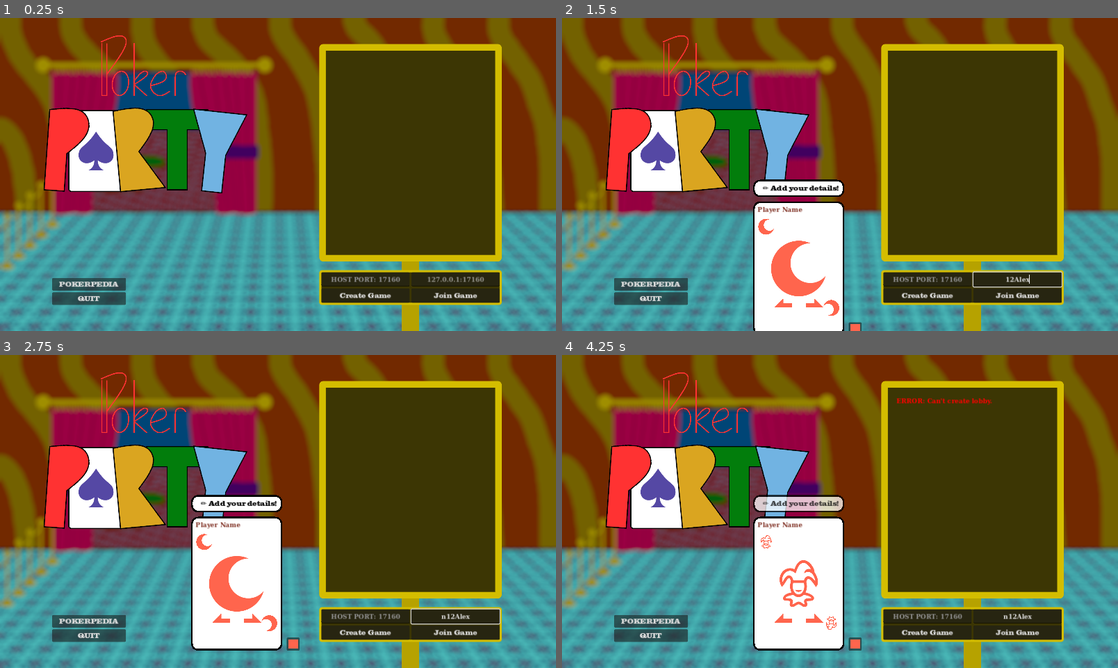
Above: before the commit, frames 1-4 (two rows, left to right).
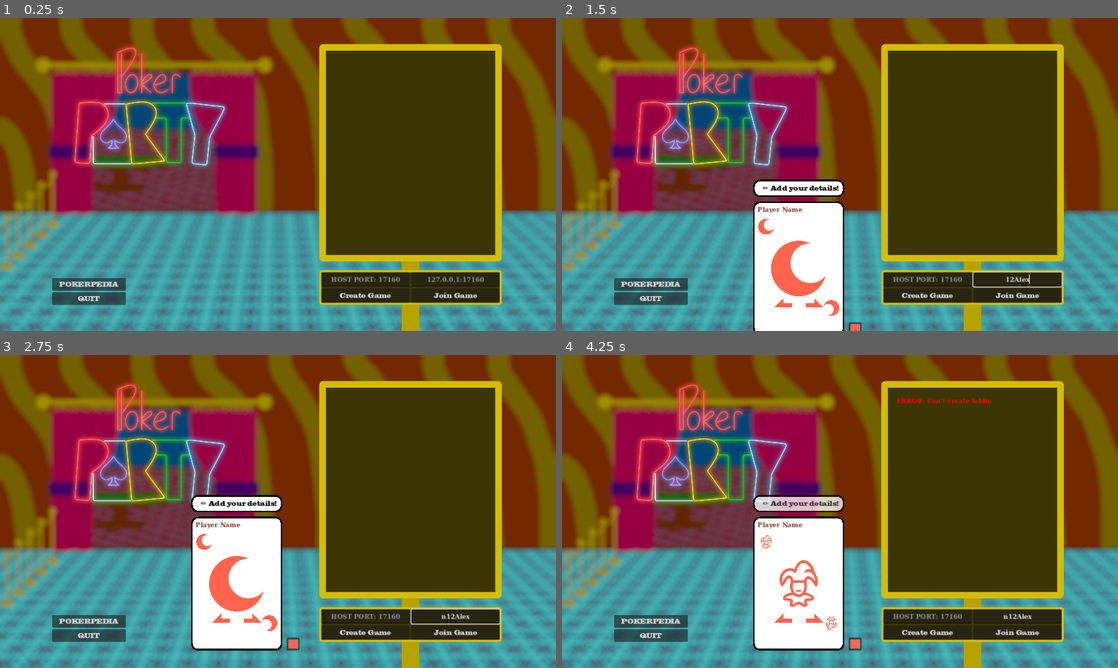
Above: after the commit, the same moments.

Repository: rwilson02/Poker-Party
Game: Godot game, scene res://scenes/Main.tscn
Two runs of this game, one before a commit and one after it. Both use one fixed random seed, a clock stepped at 60 frames per second and the inputs below. Sound files missing from this copy of the repository are replaced by a short silence.
Inputs (mouse positions are in pixels of both pictures, inside the frame that each line leads up to):
- Up to frame 1 (0.25 s): no input
- Up to frame 2 (1.5 s): click (1017, 280) at 0.52 s; type "12" at 0.6 s; click (801, 262) at 1.27 s; type "Alex" at 1.35 s
- Up to frame 3 (2.75 s): tap Enter (send_message) at 2 s; hold Up (ui_up) from 2.03 s (still down); hold N (fold) from 2.03 s (still down)
- Up to frame 4 (4.25 s): release Up (ui_up) at 2.75 s; release N (fold) at 2.75 s; click "Create Game" at 2.75 s; click (812, 617) at 3.5 s

The runs differ from the first frame. In frame 1, 9.9% of the frame differs, in the area x 7-45%, y 5-56%; in frame 2, 9.8%; in frame 3, 9.5%; in frame 4, 9.7%.

Commit message:
ai tweaks

Diff:
--- a/scenes/Lobby.tscn
+++ b/scenes/Lobby.tscn
@@ -4,7 +4,7 @@
 [ext_resource type="Script" path="res://scripts/lobby.gd" id="1_vmmqq"]
 [ext_resource type="PackedScene" uid="uid://dqf80ncy8fmxq" path="res://scenes/ui/id_card.tscn" id="3_6nbw5"]
 [ext_resource type="Texture2D" uid="uid://cxm8mmggjakdc" path="res://textures/lobby/bg_lobby.png" id="3_sm14j"]
-[ext_resource type="Texture2D" uid="uid://b7nrb42wiwyru" path="res://textures/logo.png" id="4_qo7dv"]
+[ext_resource type="Texture2D" uid="uid://krcwl10ikm4" path="res://textures/lobby/logo_neon.png" id="4_p4ilm"]
 
 [sub_resource type="StyleBoxFlat" id="StyleBoxFlat_b4umi"]
 bg_color = Color(0.713726, 0.635294, 0, 1)
@@ -505,7 +505,7 @@
 anchors_preset = 10
 anchor_right = 1.0
 grow_horizontal = 2
-texture = ExtResource("4_qo7dv")
+texture = ExtResource("4_p4ilm")
 expand_mode = 5
 
 [node name="IDCard" parent="PlayerSetup" instance=ExtResource("3_6nbw5")]
--- a/scripts/ai.gd
+++ b/scripts/ai.gd
@@ -8,6 +8,8 @@
 const ANSWER_MARGIN = 3.0
 const MAX_MONTE_CARLO_TESTS = 5000
 const AVERAGE_SCORES = [0, 0, 0, 0, 46.8, 61.7, 85.0]
+
+const NAMES = ["Pique", "Jessie", "Andy", "Hans", "Chippy", "Luna", "Sol", "Ruby", "Clover", "Cardia"]
 
 var player_info = {
 	"name": "Player",
@@ -34,11 +36,14 @@
 var run_threads = true
 var result = [0, 0]
 
-var optimism: float
-
-func setup():
-	player_info.name = "AI Player"
+var optimism: float # Expectation that things will go in your favor
+var confidence: float # A measure of risk-taking, really; higher confidence -> bigger bets
+
+# ID parameter really just for indexing into names array; from 0 to -9
+func setup(id):
+	player_info.name = NAMES[id]
 	optimism = randf()
+	confidence = randf() + 0.25 # [0.25, 1.25]
 
 	think_timer = Timer.new()
 	think_timer.timeout.connect(answer)
@@ -60,6 +65,10 @@
 	current_max_bet = bet
 	high_ball = Rules.RULES.BALL == 1
 	think_timer.start(get_think_time())
+
+	if bet >= player_info.chips + player_info.current_bet:
+		answer()
+		return
 
 	var all_cards = range(Rules.get_deck_size())
 	for i in (Rules.RULES.SUITS * Rules.RULES.WILDS):
@@ -107,6 +116,7 @@
 		var b = inverse_lerp(AVERAGE_SCORES[Rules.RULES.CARDS_PER_HAND], thread_result[1], thread_result[0])
 
 		if randf() * certainty < optimism:
+			# Sure I want to bet
 			var value = mini(maxi(
 				snappedi(Netgame.game_state.pot * (b / 3.0), 5) + player_info.current_bet,
 				Rules.RULES.MIN_BET
@@ -114,17 +124,26 @@
 			value += current_max_bet
 
 			if value > 0 and player_info.chips > 0:
-				answered.emit("RAISE", value)
-			else:
-				answered.emit("CALL", maxi(current_max_bet - player_info.current_bet, 0))
-		else:
-			answered.emit("CALL", maxi(current_max_bet - player_info.current_bet, 0))
+				# Definitely can bet
+				if value <= Netgame.game_state.pot * confidence:
+					# Take my chips
+					answered.emit("RAISE", mini(value, player_info.chips))
+				else:
+					# ... but not that much
+					answered.emit("FOLD", 0)
+
+		# Fallthrough call
+		answered.emit("CALL", maxi(current_max_bet - player_info.current_bet, 0))
 	# If it didn't
 	else:
 		if randf() * certainty < optimism:
-			answered.emit("CALL", maxi(current_max_bet - player_info.current_bet, 0))
-		else:
-			answered.emit("FOLD", 0)
+			# Sure I'll stick around
+			if current_max_bet - player_info.current_bet <= Netgame.game_state.pot * confidence:
+				# Not much more to stake, so
+				answered.emit("CALL", maxi(current_max_bet - player_info.current_bet, 0))
+
+		# Fallthrough fold
+		answered.emit("FOLD", 0)
 
 func get_think_time():
 	var max_move_time = Rules.RULES.SPEED - ANSWER_MARGIN
--- a/scripts/gameplay/gameplay_betting.gd
+++ b/scripts/gameplay/gameplay_betting.gd
@@ -217,7 +217,7 @@
 		if Netgame.players[id].current_bet > 0:
 			Netgame.game_state.pot += absi(Netgame.players[id].current_bet)
 			Netgame.players[id].current_bet = 0
-			DISPLAY.chip_zoom_anim.rpc_id(id, true)
+			if id > 0: DISPLAY.chip_zoom_anim.rpc_id(id, true)
 
 func player_disconnected(disconnected_id):
 	if awaiting_player == disconnected_id and multiplayer.is_server():
--- a/scripts/gameplay/gameplay_display.gd
+++ b/scripts/gameplay/gameplay_display.gd
@@ -245,7 +245,7 @@
 			$MultiplayerSynchronizer.synchronized.connect(icon.update)
 		icons.append(icon)
 	for child in players.get_children():
-		if child.id == -1:
+		if child.id == -17160:
 			child.visible = false
 
 	if multiplayer.get_unique_id() == 1:
--- a/scripts/gameplay/gameplay_main.gd
+++ b/scripts/gameplay/gameplay_main.gd
@@ -38,7 +38,7 @@
 			var ai_player = Node.new()
 			ai_player.set_script(AI)
 			BETTING.get_node("AI").add_child(ai_player)
-			ai_player.setup()
+			ai_player.setup(id)
 
 			Netgame.players[id] = ai_player.player_info
 
--- a/scripts/lobby.gd
+++ b/scripts/lobby.gd
@@ -25,7 +25,7 @@
 
 func test_start(remaining_players = 1):
 	var rem = maxi(remaining_players, Netgame.players.keys().size())
-	ai_input.max_value = 10 - rem
+	ai_input.max_value = Netgame.MAX_CONNECTIONS - Netgame.players.keys().filter(func(c): return c > 0).size()
 
 	start_controls.get_node("%StartButton").disabled = (rem + ai_input.value) < 2
 
--- a/scripts/ui/chat.gd
+++ b/scripts/ui/chat.gd
@@ -6,7 +6,7 @@
 var chat_scroll
 
 #const MESSAGE_LIMIT = 50
-const REGEX_TEMPLATE = "(player|chat)\\((\\d+)\\)"
+const REGEX_TEMPLATE = "(player|chat)\\((-?\\d+)\\)"
 
 var regex: RegEx
 var messages = 0
--- a/scripts/ui/player_icon.gd
+++ b/scripts/ui/player_icon.gd
@@ -11,7 +11,7 @@
 const ICON_ATLAS = preload("res://textures/lobby/icon_atlas.png")
 const ICON_SIZE = 256
 
-var id: int = -1
+var id: int = -17160
 
 func setup(this_player: int):
 	id = this_player
Binary file added: textures/lobby/logo_neon.png
Not shown, added: textures/lobby/logo_neon.png.import
